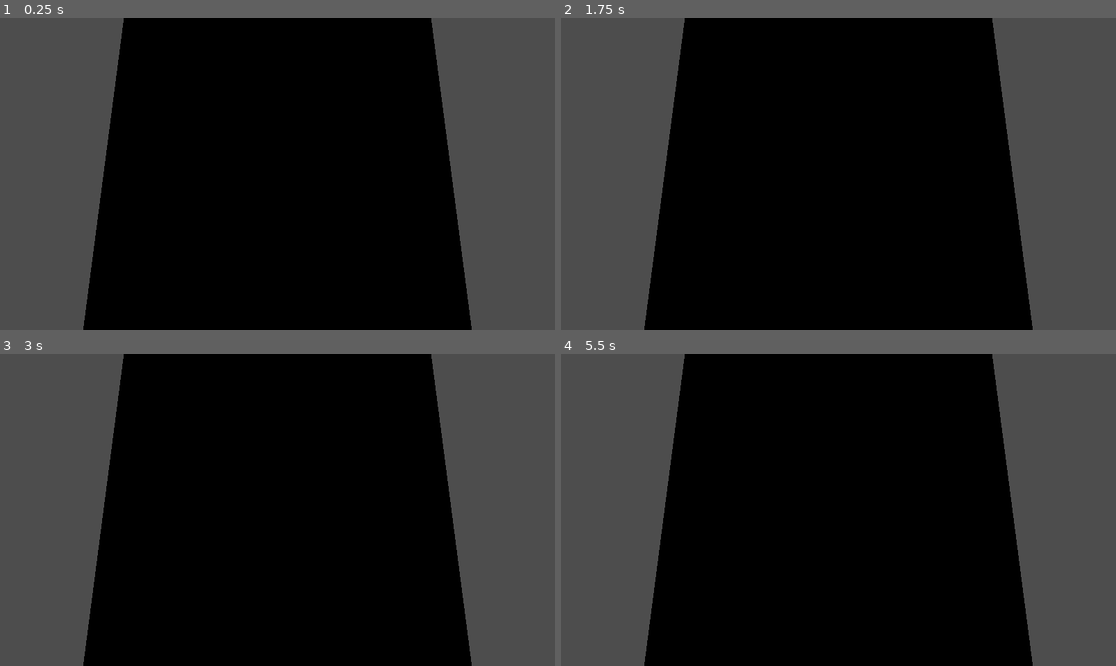
Above: before the commit, frames 1-4 (two rows, left to right).
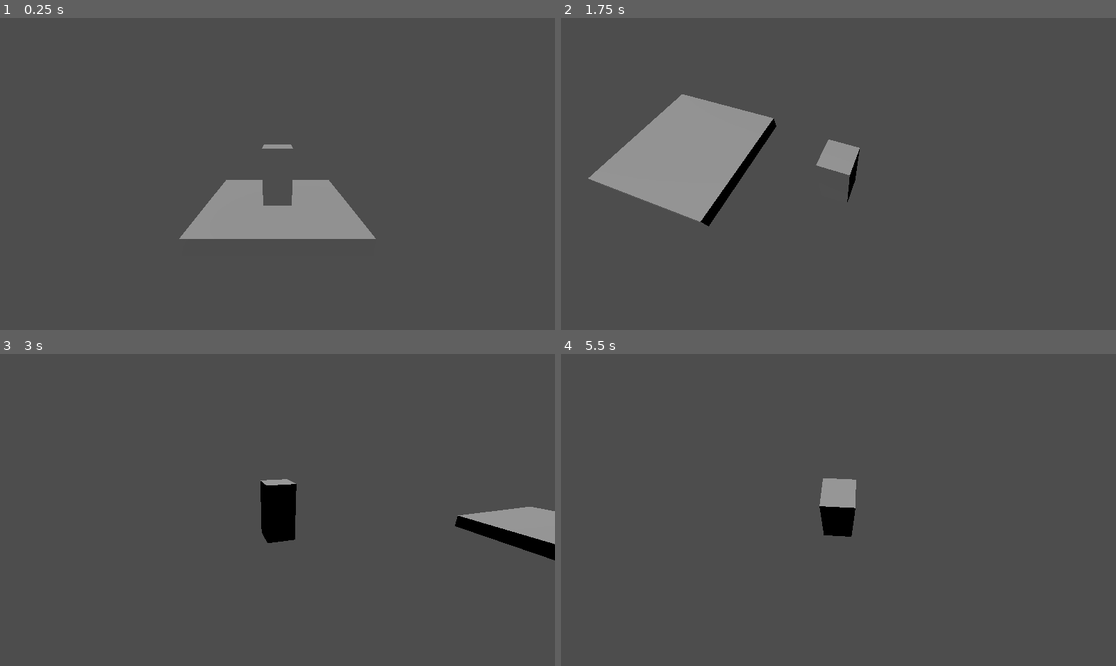
Above: after the commit, the same moments.

Repository: Paladinking/Trekorn
Game: Godot game, scene res://ScenesAndScripts/main.tscn
Two runs of this game, one before a commit and one after it. Both use one fixed random seed, a clock stepped at 60 frames per second and the inputs below.
Inputs:
- Up to frame 1 (0.25 s): no input
- Up to frame 2 (1.75 s): tap Enter at 0.5 s; hold D (go_right, bound only after the commit) 0.53-1.28 s; hold Up (look_down, bound only after the commit) 0.53-1.28 s; tap Space (jump, bound only after the commit) at 0.77, 1.07, 1.52 s; tap Left (look_left, bound only after the commit) at 0.8, 1.35 s; hold S (go_backward, bound only after the commit) from 1.28 s (still down); tap Right (look_right, bound only after the commit) at 1.55 s
- Up to frame 3 (3 s): tap Space (jump, bound only after the commit) at 1.82 s; release S (go_backward, bound only after the commit) at 2.03 s; hold D (go_right, bound only after the commit) 2.03-2.78 s; hold Right (look_right, bound only after the commit) 2.03-2.78 s; tap Down (look_up, bound only after the commit) at 2.3, 2.85 s; hold W (go_forward, bound only after the commit) from 2.78 s (still down)
- Up to frame 4 (5.5 s): tap Space (jump, bound only after the commit) at 3.02, 3.32, 3.77, 3.8, 4.07, 4.25, 4.35, 4.52, 4.82 s; tap Alt (slow, bound only after the commit) at 3.05 s; release W (go_forward, bound only after the commit) at 3.53 s; hold Alt (slow, bound only after the commit) 3.53-4.28 s; hold A (go_left, bound only after the commit) 3.53-5.03 s; tap Up (look_down, bound only after the commit) at 4.55 s; tap Enter at 5 s; hold S (go_backward, bound only after the commit) from 5.03 s (still down); hold Up (look_down, bound only after the commit) from 5.03 s (still down); tap Left (look_left, bound only after the commit) at 5.3 s

The runs differ from the first frame. In frame 1, 63% of the frame differs, in the area x 15-85%, y 0-100%; in frame 2, 64%, in the area x 4-85%, y 0-100%; in frame 3, 63%; in frame 4, 62%.

Commit message:
Added player, icons, a sun, a world floor

Diff:
--- /dev/null
+++ b/ScenesAndScripts/Characters/player.gd
@@ -0,0 +1,94 @@
+extends CharacterBody3D
+
+
+const SPEED = 6.0
+const SLOW_DOWN_MULT = 0.5
+const ACCELERATION = 25.0
+const ACCELERATION_IN_AIR_MULT = 0.1
+const JUMP_VELOCITY = 5.0
+const MAX_JUMP_TIME = 0.25
+var jumping = 0.0
+
+const CAMERA_MOVE_SPEED = 5
+const CAMERA_POSITION = Vector3(0, 3, 7)
+var camera_angle_y = 0
+var camera_angle_x = 0
+const CAMERA_ANGLE_X_MAX = deg_to_rad(15)
+const CAMERA_ANGLE_X_MIN = deg_to_rad(-40)
+
+# Get the gravity from the project settings to be synced with RigidBody nodes.
+var gravity = ProjectSettings.get_setting("physics/3d/default_gravity")
+
+
+func _ready():
+	var rot_y = CAMERA_POSITION.rotated(Vector3.UP, camera_angle_y)
+	$Camera.position = rot_y.rotated(Vector3.UP.cross(rot_y).normalized(), camera_angle_x)
+	$Camera.look_at(global_position + Vector3(0, 1, 0))
+
+
+func _physics_process(delta):
+	#if not is_on_floor():
+		#velocity.y -= gravity * delta
+
+	#if is_on_floor():
+	var input_dir = Input.get_vector("go_left", "go_right", "go_forward", "go_backward")
+	var direction = (transform.basis * Vector3(input_dir.x, 0, input_dir.y)).rotated(Vector3.UP, camera_angle_y)
+	if Input.is_action_pressed("slow"):
+		direction *= SLOW_DOWN_MULT
+	var current_acc = ACCELERATION
+	if not is_on_floor():
+		current_acc *= ACCELERATION_IN_AIR_MULT
+	velocity = velocity.move_toward(direction * SPEED, delta * current_acc)
+
+	if Input.is_action_just_pressed("jump"):
+		if is_on_floor():
+			jumping = MAX_JUMP_TIME
+			velocity.y = JUMP_VELOCITY
+
+		elif is_on_wall_only():
+			if Input.is_action_just_pressed("jump"):
+				jumping = MAX_JUMP_TIME
+				var collision : KinematicCollision3D = get_last_slide_collision()
+				var jump_direction = collision.get_position().direction_to(global_position)
+				jump_direction.y = 0
+				jump_direction = jump_direction.normalized() * 0.5
+				if jump_direction.dot(direction) > 0:
+					jump_direction = direction
+				velocity += jump_direction * JUMP_VELOCITY
+				velocity.y = JUMP_VELOCITY
+				#$Model.rotation.y = -velocity.signed_angle_to(Vector3.RIGHT, Vector3.UP)
+
+	if not is_on_floor():
+		velocity.y -= gravity * delta
+
+	if jumping > 0.0:
+		if Input.is_action_pressed("jump"):
+			jumping -= delta
+			if jumping > 0.0:
+				velocity.y = JUMP_VELOCITY * (1 - (jumping / MAX_JUMP_TIME) / 5)
+			else:
+				jumping = 0.0
+		else:
+			jumping = 0.0
+
+	#if velocity.is_zero_approx():
+		#$Model/AnimationPlayer.play("Idle")
+
+	move_and_slide()
+
+
+func _process(delta):
+	if Input.is_action_pressed("look_up") or Input.is_action_pressed("look_down") or \
+		Input.is_action_pressed("look_left") or Input.is_action_pressed("look_right"):
+		camera_angle_y += (Input.get_action_strength("look_left") - Input.get_action_strength("look_right")) * delta * CAMERA_MOVE_SPEED
+		if camera_angle_y > 2 * PI:
+			camera_angle_y -= 2 * PI
+		elif camera_angle_y < -2 * PI:
+			camera_angle_y += 2 * PI
+
+		camera_angle_x += (Input.get_action_strength("look_up") - Input.get_action_strength("look_down")) * delta * CAMERA_MOVE_SPEED
+		camera_angle_x = clamp(camera_angle_x, CAMERA_ANGLE_X_MIN, CAMERA_ANGLE_X_MAX)
+
+		var rot_y = CAMERA_POSITION.rotated(Vector3.UP, camera_angle_y)
+		$Camera.position = rot_y.rotated(Vector3.UP.cross(rot_y).normalized(), camera_angle_x)
+		$Camera.look_at(global_position + Vector3(0, 1, 0))
--- a/ScenesAndScripts/Characters/player.tscn
+++ b/ScenesAndScripts/Characters/player.tscn
@@ -1,8 +1,11 @@
-[gd_scene load_steps=2 format=3 uid="uid://f0imj174l2fx"]
+[gd_scene load_steps=3 format=3 uid="uid://f0imj174l2fx"]
+
+[ext_resource type="Script" path="res://ScenesAndScripts/Characters/player.gd" id="1_pmtne"]
 
 [sub_resource type="CapsuleShape3D" id="CapsuleShape3D_obfn4"]
 
 [node name="Player" type="CharacterBody3D"]
+script = ExtResource("1_pmtne")
 
 [node name="CollisionShape3D" type="CollisionShape3D" parent="."]
 transform = Transform3D(1, 0, 0, 0, 1, 0, 0, 0, 1, 0, 1, 0)
@@ -11,3 +14,7 @@
 [node name="CSGBox3D" type="CSGBox3D" parent="."]
 transform = Transform3D(1, 0, 0, 0, 1, 0, 0, 0, 1, 0, 1, 0)
 size = Vector3(1, 2, 1)
+
+[node name="Camera" type="Camera3D" parent="."]
+transform = Transform3D(1, 0, 0, 0, 1, 0, 0, 0, 1, 0, 4, 5)
+current = true
--- /dev/null
+++ b/ScenesAndScripts/Environments/world.tscn
@@ -0,0 +1,24 @@
+[gd_scene load_steps=3 format=3 uid="uid://b8i2al5jacohu"]
+
+[sub_resource type="BoxShape3D" id="BoxShape3D_0mwd8"]
+size = Vector3(5, 0.5, 5)
+
+[sub_resource type="WorldBoundaryShape3D" id="WorldBoundaryShape3D_8p8u2"]
+
+[node name="World" type="Node3D"]
+
+[node name="Floor" type="StaticBody3D" parent="."]
+
+[node name="CSGBox3D" type="CSGBox3D" parent="Floor"]
+size = Vector3(5, 0.5, 5)
+
+[node name="CollisionShape3D" type="CollisionShape3D" parent="Floor"]
+shape = SubResource("BoxShape3D_0mwd8")
+
+[node name="Sun" type="DirectionalLight3D" parent="."]
+transform = Transform3D(0.965926, 0.25, -0.0669873, 0, 0.258819, 0.965926, 0.258819, -0.933013, 0.25, 0, 10, 1.5)
+
+[node name="WorldFloor" type="StaticBody3D" parent="."]
+
+[node name="CollisionShape3D" type="CollisionShape3D" parent="WorldFloor"]
+shape = SubResource("WorldBoundaryShape3D_8p8u2")
--- /dev/null
+++ b/ScenesAndScripts/main.gd
@@ -0,0 +1,11 @@
+extends Node3D
+
+
+# Called when the node enters the scene tree for the first time.
+func _ready():
+	pass
+
+
+# Called every frame. 'delta' is the elapsed time since the previous frame.
+func _process(delta):
+	pass
--- a/ScenesAndScripts/main.tscn
+++ b/ScenesAndScripts/main.tscn
@@ -1,10 +1,15 @@
-[gd_scene load_steps=2 format=3 uid="uid://d0f3x37aawfpu"]
+[gd_scene load_steps=4 format=3 uid="uid://0rcvhl6s8un5"]
 
-[ext_resource type="PackedScene" uid="uid://b8i2al5jacohu" path="res://ScenesAndScripts/world.tscn" id="1_afrpm"]
+[ext_resource type="PackedScene" uid="uid://b8i2al5jacohu" path="res://ScenesAndScripts/Environments/world.tscn" id="1_afrpm"]
+[ext_resource type="Script" path="res://ScenesAndScripts/main.gd" id="1_wkjhj"]
+[ext_resource type="PackedScene" uid="uid://f0imj174l2fx" path="res://ScenesAndScripts/Characters/player.tscn" id="3_b5eqi"]
 
 [node name="main" type="Node3D"]
+script = ExtResource("1_wkjhj")
 
 [node name="World" parent="." instance=ExtResource("1_afrpm")]
 
-[node name="Camera3D" type="Camera3D" parent="World"]
+[node name="Player" parent="." instance=ExtResource("3_b5eqi")]
+
+[node name="Camera3D" type="Camera3D" parent="."]
 transform = Transform3D(1, 0, 0, 0, 0.150847, 0.988557, 0, -0.988557, 0.150847, 0, 3.137, 0.889309)
--- a/ScenesAndScripts/world.tscn
+++ /dev/null
@@ -1,14 +0,0 @@
-[gd_scene load_steps=2 format=3 uid="uid://b8i2al5jacohu"]
-
-[sub_resource type="BoxShape3D" id="BoxShape3D_0mwd8"]
-size = Vector3(5, 0.5, 5)
-
-[node name="World" type="Node3D"]
-
-[node name="Floor" type="StaticBody3D" parent="."]
-
-[node name="CSGBox3D" type="CSGBox3D" parent="Floor"]
-size = Vector3(5, 0.5, 5)
-
-[node name="CollisionShape3D" type="CollisionShape3D" parent="Floor"]
-shape = SubResource("BoxShape3D_0mwd8")
--- a/project.godot
+++ b/project.godot
@@ -13,8 +13,77 @@
 config/name="Trekorn"
 run/main_scene="res://ScenesAndScripts/main.tscn"
 config/features=PackedStringArray("4.2", "Forward Plus")
-config/icon="res://icon.svg"
+boot_splash/image="res://Assets/Images/Icon.png"
+config/icon="res://Assets/Images/Icon.png"
+
+[display]
+
+window/size/mode=3
+mouse_cursor/custom_image="res://Assets/Images/MouseCursor.png"
 
 [dotnet]
 
 project/assembly_name="Trekorn"
+
+[input]
+
+go_forward={
+"deadzone": 0.5,
+"events": [Object(InputEventKey,"resource_local_to_scene":false,"resource_name":"","device":-1,"window_id":0,"alt_pressed":false,"shift_pressed":false,"ctrl_pressed":false,"meta_pressed":false,"pressed":false,"keycode":0,"physical_keycode":87,"key_label":0,"unicode":119,"echo":false,"script":null)
+]
+}
+go_right={
+"deadzone": 0.5,
+"events": [Object(InputEventKey,"resource_local_to_scene":false,"resource_name":"","device":-1,"window_id":0,"alt_pressed":false,"shift_pressed":false,"ctrl_pressed":false,"meta_pressed":false,"pressed":false,"keycode":0,"physical_keycode":68,"key_label":0,"unicode":100,"echo":false,"script":null)
+]
+}
+go_backward={
+"deadzone": 0.5,
+"events": [Object(InputEventKey,"resource_local_to_scene":false,"resource_name":"","device":-1,"window_id":0,"alt_pressed":false,"shift_pressed":false,"ctrl_pressed":false,"meta_pressed":false,"pressed":false,"keycode":0,"physical_keycode":83,"key_label":0,"unicode":115,"echo":false,"script":null)
+]
+}
+go_left={
+"deadzone": 0.5,
+"events": [Object(InputEventKey,"resource_local_to_scene":false,"resource_name":"","device":-1,"window_id":0,"alt_pressed":false,"shift_pressed":false,"ctrl_pressed":false,"meta_pressed":false,"pressed":false,"keycode":0,"physical_keycode":65,"key_label":0,"unicode":97,"echo":false,"script":null)
+]
+}
+jump={
+"deadzone": 0.5,
+"events": [Object(InputEventKey,"resource_local_to_scene":false,"resource_name":"","device":-1,"window_id":0,"alt_pressed":false,"shift_pressed":false,"ctrl_pressed":false,"meta_pressed":false,"pressed":false,"keycode":0,"physical_keycode":32,"key_label":0,"unicode":32,"echo":false,"script":null)
+]
+}
+run={
+"deadzone": 0.5,
+"events": [Object(InputEventKey,"resource_local_to_scene":false,"resource_name":"","device":-1,"window_id":0,"alt_pressed":false,"shift_pressed":false,"ctrl_pressed":false,"meta_pressed":false,"pressed":false,"keycode":0,"physical_keycode":4194325,"key_label":0,"unicode":0,"echo":false,"script":null)
+]
+}
+slow={
+"deadzone": 0.5,
+"events": [Object(InputEventKey,"resource_local_to_scene":false,"resource_name":"","device":-1,"window_id":0,"alt_pressed":false,"shift_pressed":false,"ctrl_pressed":false,"meta_pressed":false,"pressed":false,"keycode":0,"physical_keycode":4194328,"key_label":0,"unicode":0,"echo":false,"script":null)
+]
+}
+grab={
+"deadzone": 0.5,
+"events": [Object(InputEventKey,"resource_local_to_scene":false,"resource_name":"","device":-1,"window_id":0,"alt_pressed":false,"shift_pressed":false,"ctrl_pressed":false,"meta_pressed":false,"pressed":false,"keycode":0,"physical_keycode":4194326,"key_label":0,"unicode":0,"echo":false,"script":null)
+]
+}
+look_up={
+"deadzone": 0.5,
+"events": [Object(InputEventKey,"resource_local_to_scene":false,"resource_name":"","device":-1,"window_id":0,"alt_pressed":false,"shift_pressed":false,"ctrl_pressed":false,"meta_pressed":false,"pressed":false,"keycode":0,"physical_keycode":4194322,"key_label":0,"unicode":0,"echo":false,"script":null)
+]
+}
+look_right={
+"deadzone": 0.5,
+"events": [Object(InputEventKey,"resource_local_to_scene":false,"resource_name":"","device":-1,"window_id":0,"alt_pressed":false,"shift_pressed":false,"ctrl_pressed":false,"meta_pressed":false,"pressed":false,"keycode":0,"physical_keycode":4194321,"key_label":0,"unicode":0,"echo":false,"script":null)
+]
+}
+look_down={
+"deadzone": 0.5,
+"events": [Object(InputEventKey,"resource_local_to_scene":false,"resource_name":"","device":-1,"window_id":0,"alt_pressed":false,"shift_pressed":false,"ctrl_pressed":false,"meta_pressed":false,"pressed":false,"keycode":0,"physical_keycode":4194320,"key_label":0,"unicode":0,"echo":false,"script":null)
+]
+}
+look_left={
+"deadzone": 0.5,
+"events": [Object(InputEventKey,"resource_local_to_scene":false,"resource_name":"","device":-1,"window_id":0,"alt_pressed":false,"shift_pressed":false,"ctrl_pressed":false,"meta_pressed":false,"pressed":false,"keycode":0,"physical_keycode":4194319,"key_label":0,"unicode":0,"echo":false,"script":null)
+]
+}
Renamed: Assets/Images/Screenshot 2024-07-05 190025.png -> Assets/Images/Icon.png
Not shown, added: Assets/Images/Icon.png.import
Binary file added: Assets/Images/MouseCursor.png
Not shown, added: Assets/Images/MouseCursor.png.import
